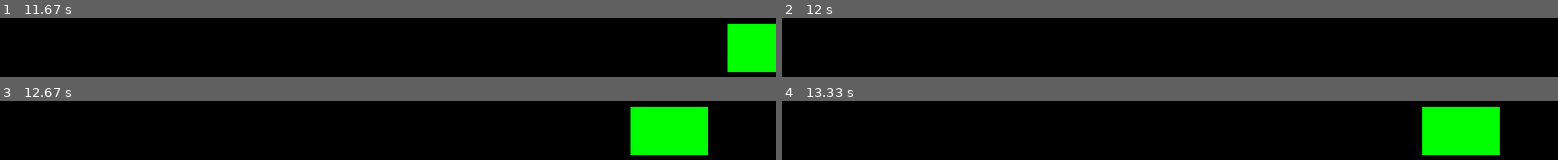
Above: before the commit, frames 1-4 (two rows, left to right).
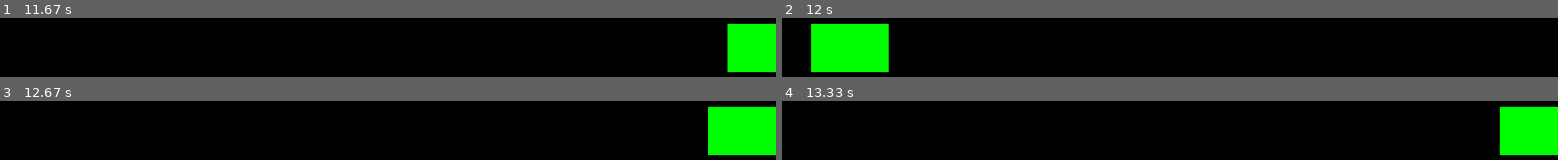
Above: after the commit, the same moments.

Repository: Batrin/CatchFruits
Game: pygame game, started from CatchFruits.py
The game is run twice, just before and just after one commit, with the same random seed, the same clock (stepped at 60 frames per second) and the same inputs.
Inputs:
- Up to frame 1 (11.67 s): hold Right 0.33-0.97 s; hold Left 1-1.47 s; hold Right 1.5-1.97 s; hold Right 2-2.47 s; hold Left 2.5-3.03 s; hold Left 3.07-3.47 s; hold Right 3.5-4.13 s; hold Left 4.17-4.63 s; hold Right 4.67-5.13 s; hold Right 5.17-5.63 s; hold Left 5.67-6.2 s; hold Left 6.23-6.63 s; hold Right 6.67-7.3 s; hold Left 7.33-7.8 s; hold Right 7.83-8.3 s; hold Right 8.33-8.8 s; hold Left 8.83-9.37 s; hold Left 9.4-9.8 s; hold Right 9.83-10.47 s; hold Left 10.5-10.97 s; hold Right 11-11.47 s; hold Right from 11.5 s (still down)
- Up to frame 2 (12 s): release Right at 11.97 s
- Up to frame 3 (12.67 s): hold Left 12-12.53 s; hold Left from 12.57 s (still down)
- Up to frame 4 (13.33 s): release Left at 12.97 s; hold Right from 13 s (still down)

Frame 1 is identical in both runs. In frame 2, 8.2% of the frame differs, in the area x 3-14%, y 9-92%; in frame 3, 15%, in the area x 81-100%, y 9-92%; in frame 4, 14%.

Commit message:
Move of basket by keyboard

Diff:
--- a/CatchFruits.py
+++ b/CatchFruits.py
@@ -25,6 +25,10 @@
                     self.rect.x -= 10
                 if event.key == pygame.K_RIGHT:
                     self.rect.x += 10
+                if self.rect.left > WIDTH :
+                    self.rect.x = 0
+                if self.rect.right < 0 :
+                    self.rect.x = WIDTH
 
 pygame.init()
 screen = pygame.display.set_mode((WIDTH, HEIGHT))
